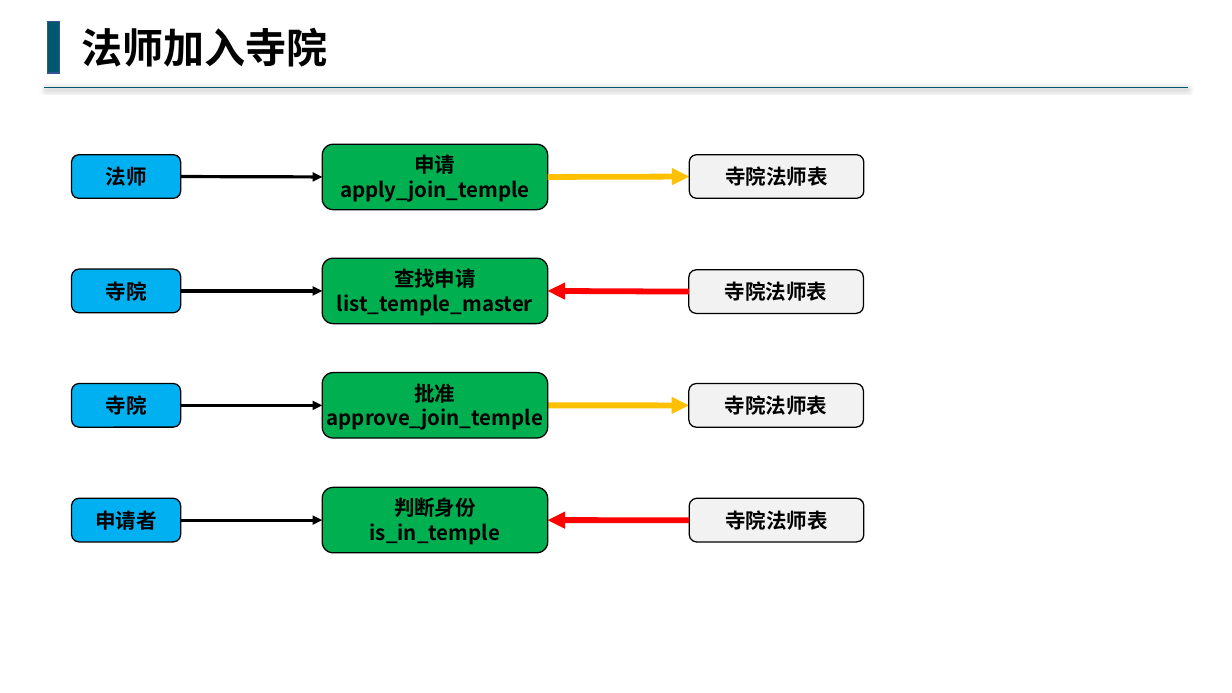
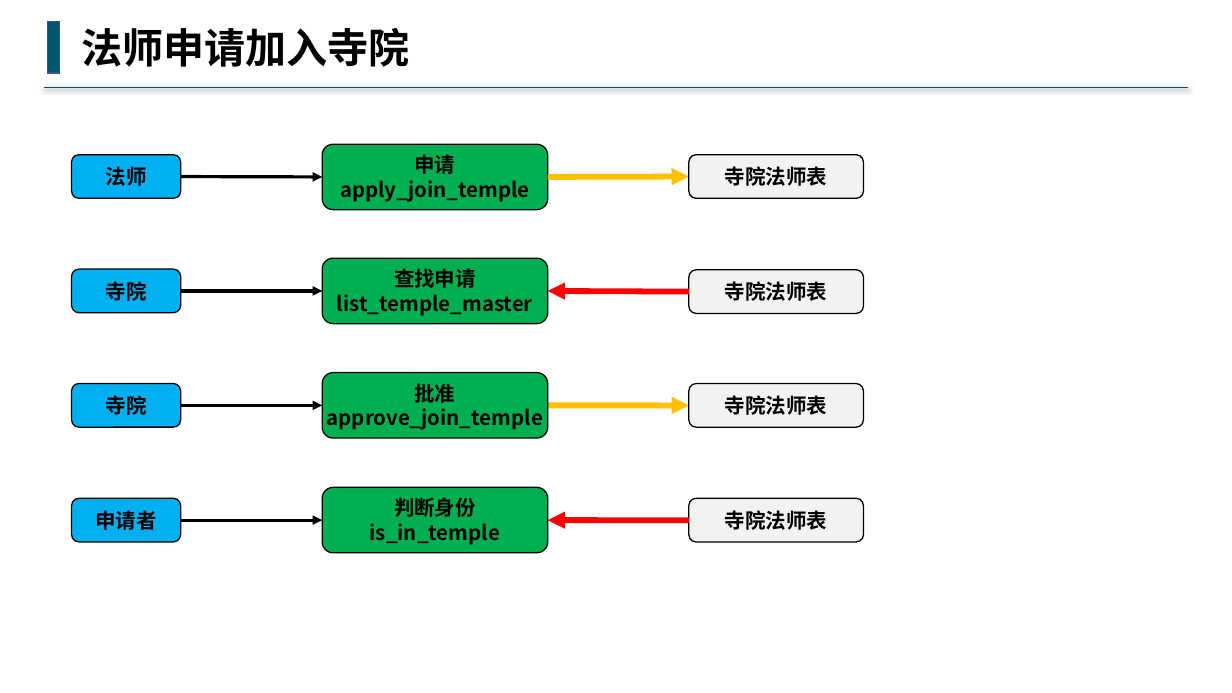
Before and after one commit to buddhachain/buddhaContract, a slide deck: slide 12 of doc/02.角色.pptx (slide 11 before the commit). Drawn at 1232x693 pixels with LibreOffice and Linux fonts; fonts in the diff are those of the drawing. Boxes give left, top, right and bottom in pixels: in the first picture for what was removed or moved away, otherwise in the second. Text is boxed around its words. In the diff, an @@ line names an element or a change of style, - is before the commit and + after.

```diff
--- a/doc/02.角色.pptx
+++ b/doc/02.角色.pptx
@@ text at (81, 28, 410, 67): text changed @@
-法师加入寺院
+法师申请加入寺院
```
Also in this commit, not shown: 7 other slides changed, 2 slides added, 1 slide removed, 2 other files.
